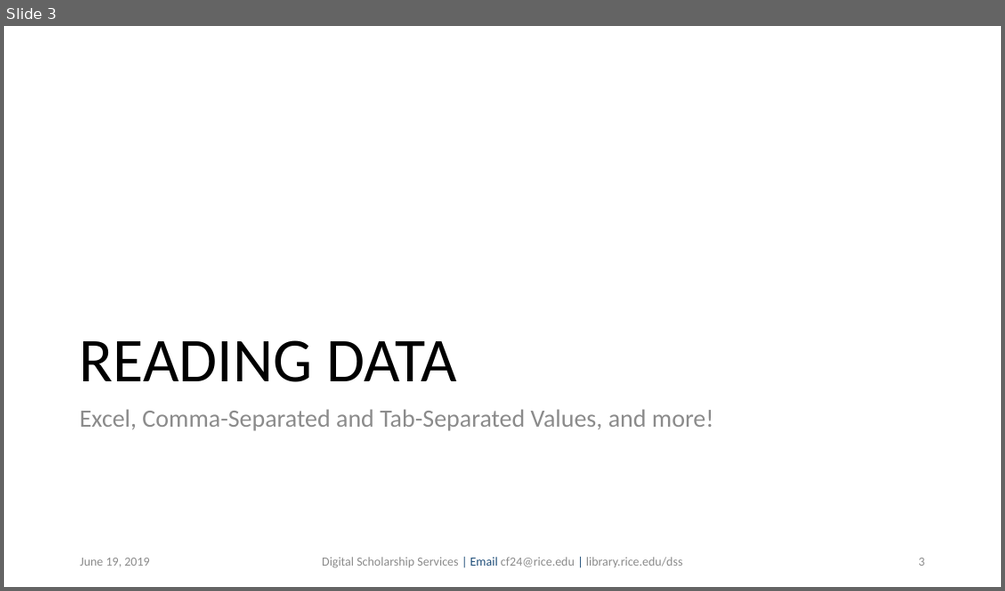
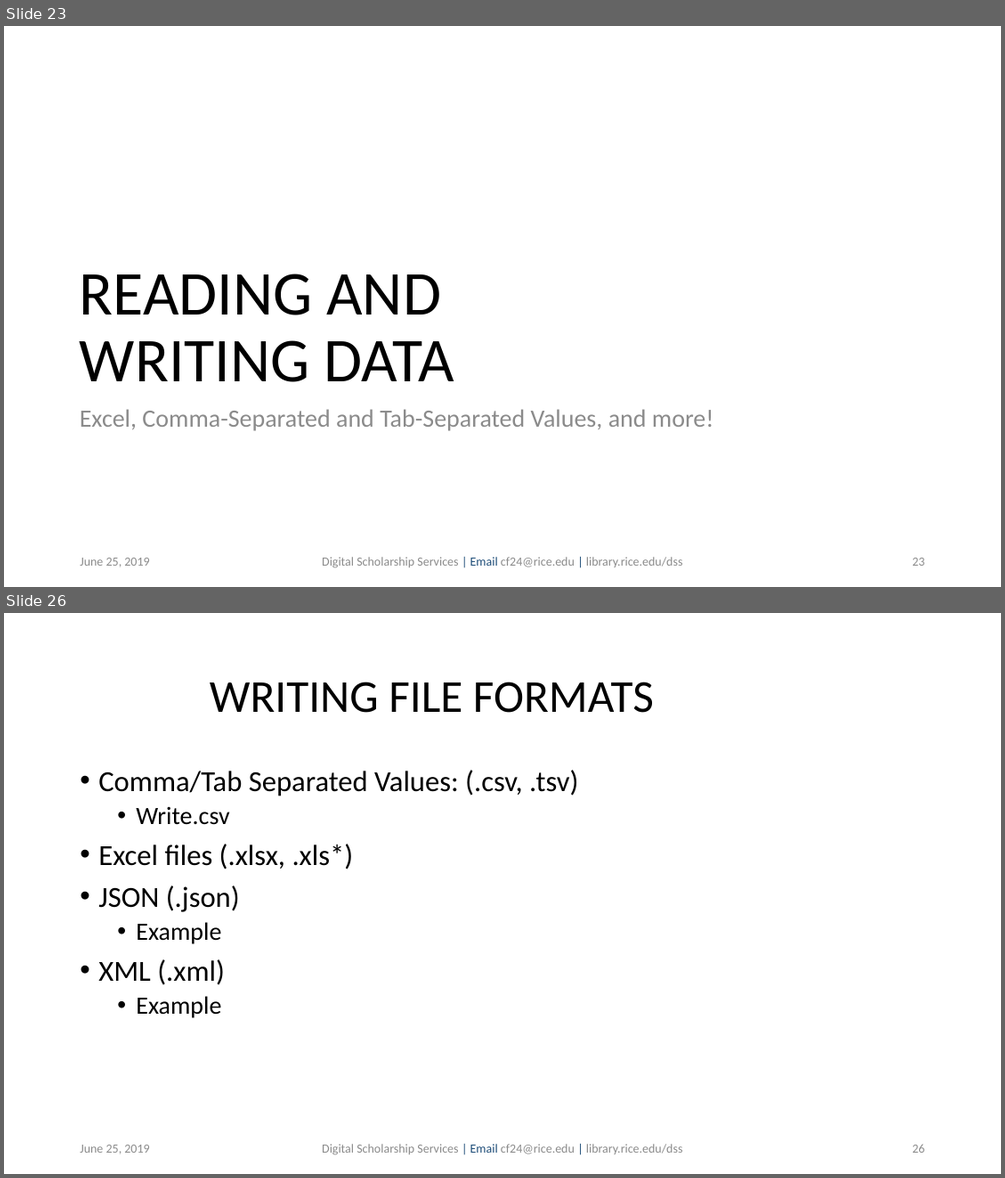
Before and after one commit to bakitybacon/rice-data-and-donuts, a slide deck: introR/Introduction to R.pptx. Shown one above the other, each under a label of ours: slide 3 before the commit, slides 23 and 26 after it; the slides between them are not shown. The pictures are 1005x591 and 1005x1178 pixels, drawn with LibreOffice and Linux fonts; fonts in the diff are those of the drawing; background and template pictures are left out. Boxes give left, top, right and bottom in pixels: in the first picture for what was removed or moved away, otherwise in the second. Text is boxed around its words. In the diff, an @@ line names an element or a change of style, - is before the commit and + after.

```diff
--- a/introR/Introduction to R.pptx
+++ b/introR/Introduction to R.pptx
@@ slide 26 added at box(4, 613, 1001, 1174), background #FFFFFF @@
@@ title added at box(210, 682, 654, 713), 44 pt, text #000000 @@
+WRITING FILE FORMATS
@@ text added at box(98, 770, 578, 1018), 28 pt, text #000000 @@
+• Comma/Tab Separated Values: (.csv, .tsv)
+  • Write.csv
+• Excel files (.xlsx, .xls*)
+• JSON (.json)
+  • Example
+• XML (.xml)
+  • Example
@@ text added at box(80, 1144, 149, 1153), 12 pt, text #8C8C8C @@
+June 25, 2019
@@ text added at box(322, 1143, 683, 1155), 12 pt, text #8C8C8C @@
+Digital Scholarship Services | Email cf24@rice.edu | library.rice.edu/dss
@@ page number added at box(912, 1144, 924, 1152), 12 pt, text #8C8C8C @@
+26
@@ what was slide 3 is now slide 23 @@
@@ slide 23 changed as well @@
@@ title at box(80, 273, 453, 382): text changed @@
-READING DATA
+READING AND
+WRITING DATA
@@ text at box(80, 557, 149, 566): text changed @@
-June 19, 2019
+June 25, 2019
@@ page number at box(912, 557, 924, 565): text changed @@
-3
+23
```
Also in this commit, not shown: 2 other slides changed, 29 other slides added.
